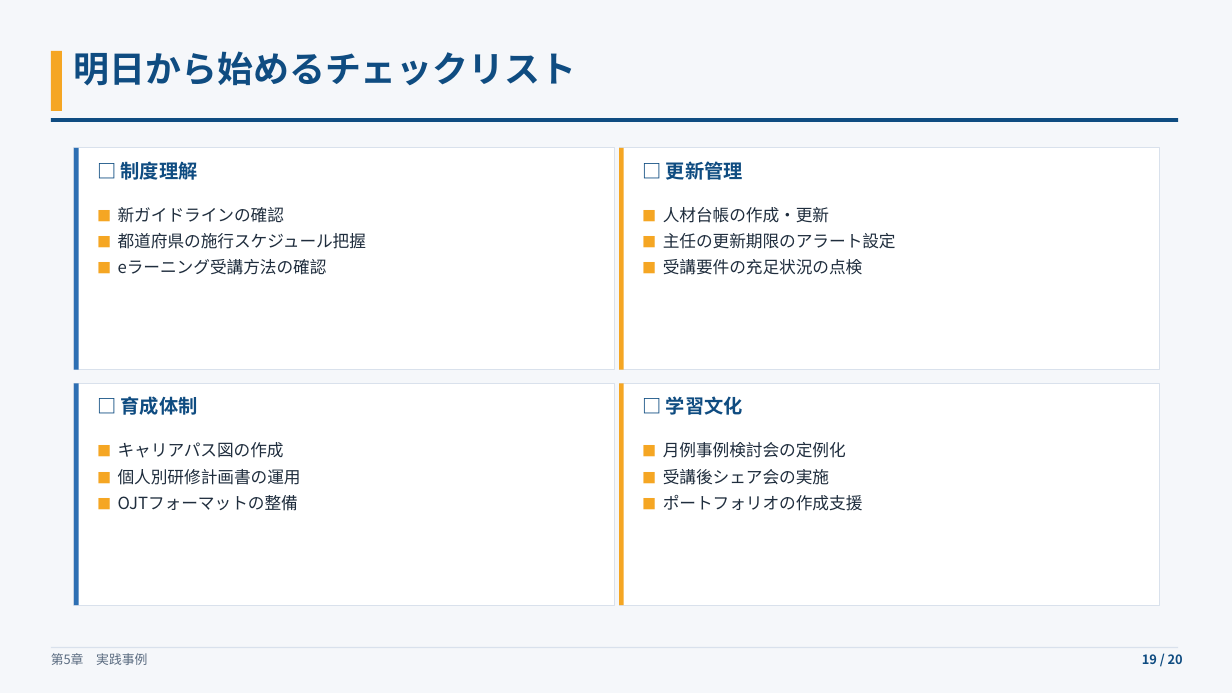
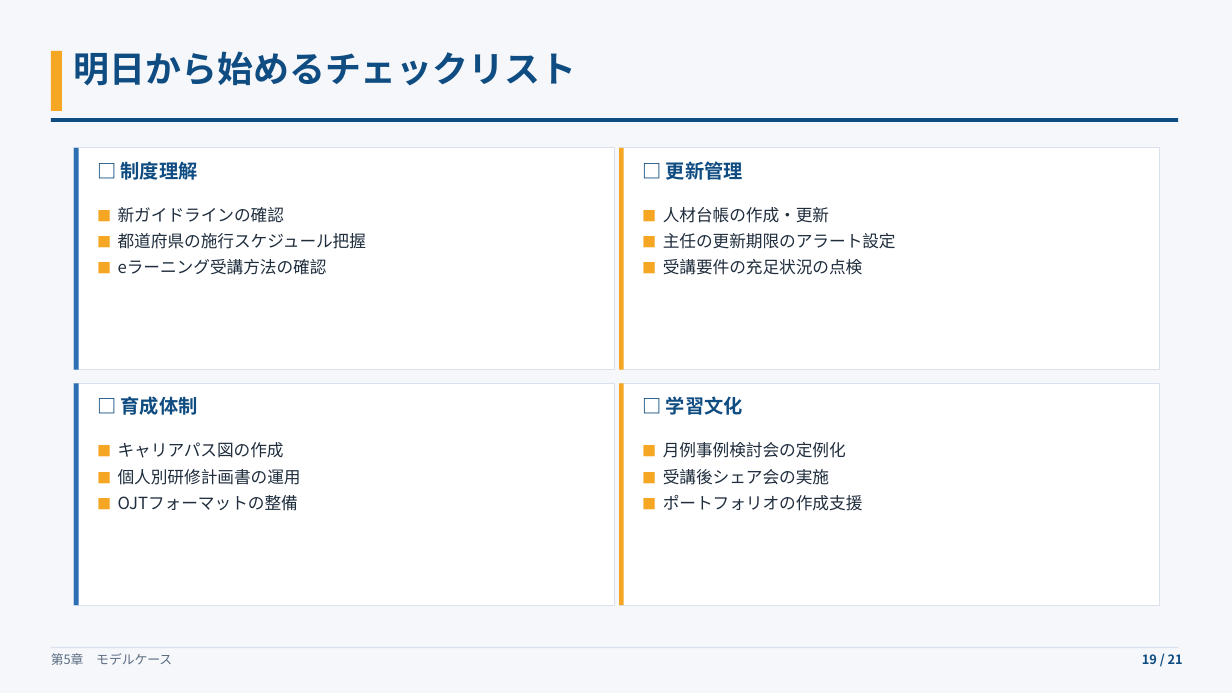
Before and after one commit to tohmichi18-stack/kaigo-ga-app, a slide deck: slide 19 of slides/法定研修制度改正への対応と主任ケアマネ更新研修の戦略.pptx. Drawn at 1232x693 pixels with LibreOffice and Linux fonts; fonts in the diff are those of the drawing. Boxes give left, top, right and bottom in pixels: in the first picture for what was removed or moved away, otherwise in the second. Text is boxed around its words. In the diff, an @@ line names an element or a change of style, - is before the commit and + after.

```diff
--- a/slides/法定研修制度改正への対応と主任ケアマネ更新研修の戦略.pptx
+++ b/slides/法定研修制度改正への対応と主任ケアマネ更新研修の戦略.pptx
@@ text at box(51, 653, 172, 665): text changed @@
-第5章 実践事例
+第5章 モデルケース
@@ text at box(1142, 654, 1183, 664): text changed @@
-19 / 20
+19 / 21
```
Also in this commit, not shown: 18 other slides changed, 1 slide added, 2 other files.
